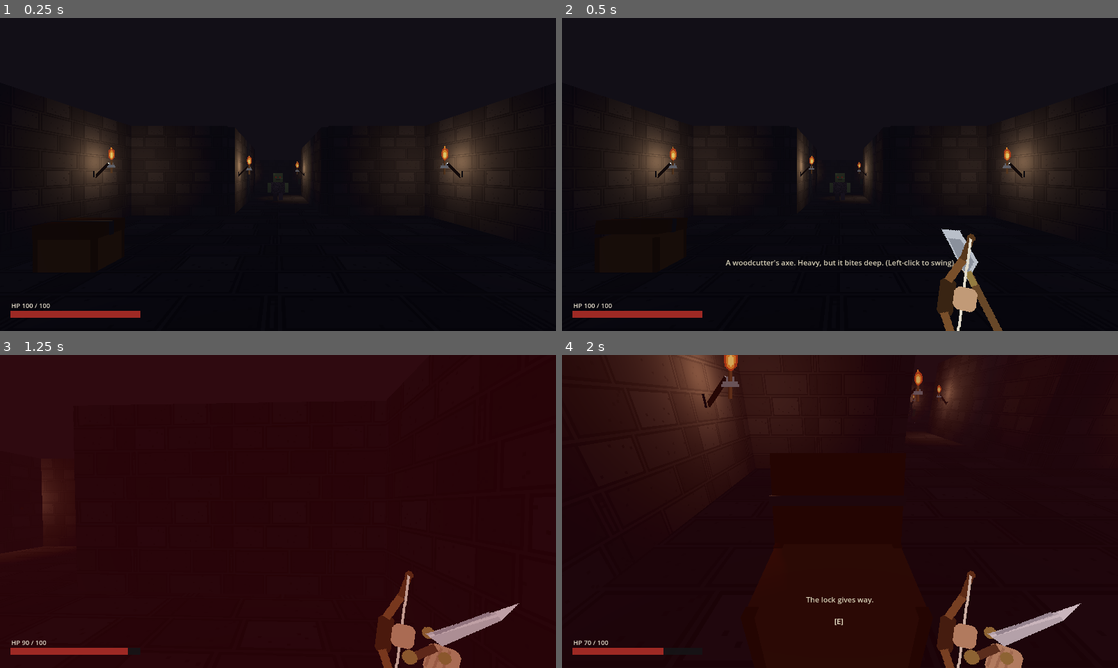
Above: before the commit, frames 1-4 (two rows, left to right).
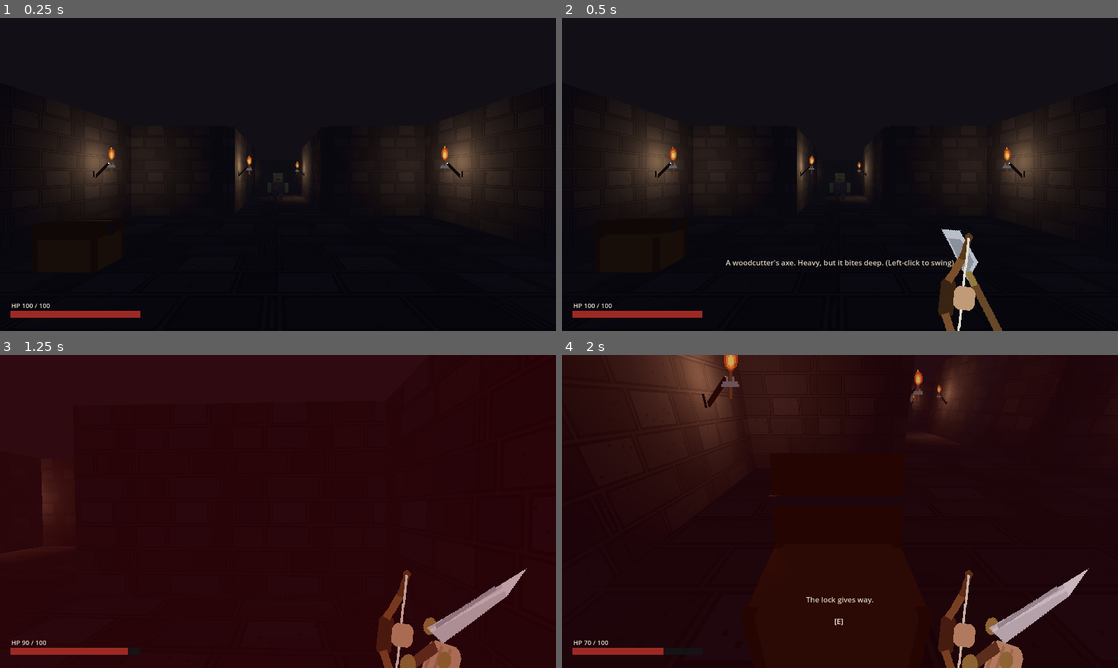
Above: after the commit, the same moments.

Repository: jjones18/Royal-Forest
Game: Godot game, scene res://tools/smoke_test.tscn
The game is run twice, just before and just after one commit, with the same random seed, the same clock (stepped at 60 frames per second) and the same inputs. This scene is started directly instead of the project's main scene.
Inputs (mouse positions are in pixels of both pictures, inside the frame that each line leads up to):
- Up to frame 1 (0.25 s): no input
- Up to frame 2 (0.5 s): no input
- Up to frame 3 (1.25 s): tap Enter at 0.5 s; move the mouse to (272, 517) at 0.52 s; press the mouse at (272, 517) at 0.53 s; hold W (move_forward) from 0.53 s (still down)
- Up to frame 4 (2 s): keep holding W (move_forward); move the mouse to (878, 514) at 1.27 s; release the mouse at (878, 514) at 1.28 s; tap E (interact) at 1.35 s

Frame 1 is identical in both runs. In frame 2, 0.2% of the frame differs, in the area x 67-75%, y 68-100%; in frame 3, 1.8%; in frame 4, 1.8%, in the area x 67-95%, y 68-100%.

Commit message:
Viewmodel: bow arrow tracks player aim; sword blade 50% longer
- bow sprite yaw now follows camera pitch while drawing (x0.6 damping),
  so the nocked arrow visually points where the player aims instead of
  a fixed up-right angle; removed the fixed -10 deg yaw offset
- sword viewmodel scaled 1.5x along the blade axis (local Y after roll);
  per-weapon scale hook so other weapons stay at 1.0

Diff:
--- a/scripts/player.gd
+++ b/scripts/player.gd
@@ -32,6 +32,13 @@
 var _bow_frames: Array[Sprite3D] = []   # idle + 3 draw stages
 var _melee_sprite: Sprite3D
 var _melee_tex_cache := {}   # weapon id -> Texture2D (avoid load() per tick)
+var _sword_len_scale := 1.0  # viewmodel blade-length scale for the sword
+
+
+## Stretch the melee sprite along the blade axis (local Y after the roll).
+func _apply_melee_scale(w: String) -> void:
+	var s := _sword_len_scale if w == "sword" else 1.0
+	_melee_sprite.scale = Vector3(1.0, s, 1.0)
 
 
 func _ready() -> void:
@@ -84,7 +91,7 @@
 		var f := _make_vm_sprite(path)
 		f.pixel_size = 0.0018     # 256 px -> ~0.46 m
 		f.position = Vector3(0.34, -0.34, -0.66)
-		f.rotation_degrees = Vector3(-4, -10, -8)
+		f.rotation_degrees = Vector3(-4, 0, -8)
 		f.visible = path.ends_with("bow.png")   # idle frame first
 		weapon_holder.add_child(f)
 		_bow_frames.append(f)
@@ -96,6 +103,9 @@
 	_melee_sprite.rotation_degrees = Vector3(-6, -14, -14)
 	_melee_sprite.visible = false
 	weapon_holder.add_child(_melee_sprite)
+	# sword blade rendered 50% longer (scaled along the blade axis after roll)
+	_sword_len_scale = 1.5
+	_apply_melee_scale("sword")
 
 	_weapon_rest = weapon_holder.transform
 
@@ -241,6 +251,7 @@
 		if not _melee_tex_cache.has(w):
 			_melee_tex_cache[w] = load("res://assets/sprites/%s.png" % w)
 		_melee_sprite.texture = _melee_tex_cache[w]
+		_apply_melee_scale(w)
 
 
 func _process(delta: float) -> void:
@@ -262,6 +273,10 @@
 		var stage := mini(int(f * 3.0), 2) + 1   # 1..3
 		for i in _bow_frames.size():
 			_bow_frames[i].visible = i == stage
+		# arrow tracks the aim: yaw the sprite with camera pitch so the nocked
+		# arrow points where the player is looking (down = tip dips, up = rises)
+		for fr in _bow_frames:
+			fr.rotation_degrees.y = -rad_to_deg(camera.rotation.x) * 0.6
 		# subtle whole-bow pull toward the shoulder as tension builds
 		var target := _weapon_rest.origin + Vector3(-0.05 * f, -0.015 * f, 0.06 * f)
 		weapon_holder.position = weapon_holder.position.lerp(target, 12.0 * delta)
